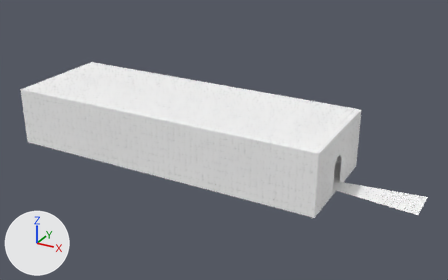
The Blender file Assets/Models/Environment/Rooms/MARL_3_room.blend: old version first, new version second.
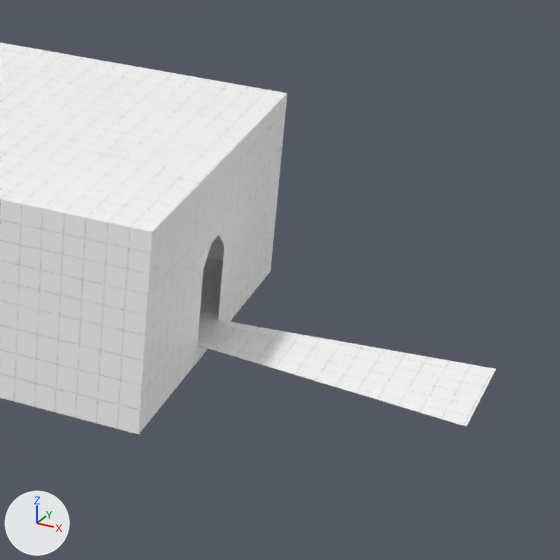
Each version appears first whole from a camera (50 mm lens) standing at (79.7, -81.9, 44.4) and looking at (34.3, 0.7, 3.1), and next in a close-up on the part from 60% to 100% of the width and 29% to 92% of the height. The axes (+X, +Y, +Z) are drawn at lower left. The lights are the same throughout.

Names of what the first close-up shows: 'Platform', 'Walls'.
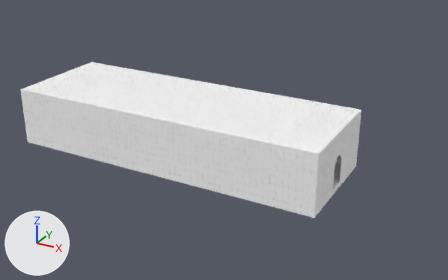
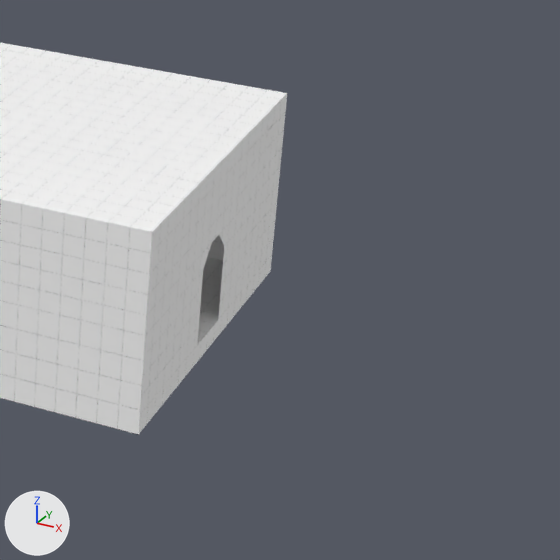
Pixel boxes [x1, y1, x2, y2] of what changed, in the close-ups (560 x 560 px):
'Platform', reshaped: before [0, 43, 496, 435]; after [0, 43, 287, 435]
part 1 of me_cube, deleted: before [198, 320, 496, 427]

The change in detail:
me_cube is used by ob_platform; location (54.7, 0.0, 0.0).
Verts and faces of me_cube; kept vertices keep their numbers, new ones are numbered from 44.
Before the commit, vertices of me_cube: 0 (12.5, -3.0, 0.0) at pixel (466, 426), 1 (12.5, 3.0, 0.0) at pixel (496, 368), 2 (-0.5, 1.5, 0.0) at pixel (218, 319), 3 (-0.5, -1.5, 0.0) at pixel (197, 345), 36 (12.5, -3.0, 0.0) at pixel (466, 426).
Before the commit, vertices of me_cube: 37 (12.5, 3.0, 0.0) at pixel (496, 369), 38 (12.5, 3.0, 0.0) at pixel (496, 369), 39 (12.5, 3.0, 0.0) at pixel (496, 369), 40 (12.5, -3.0, 0.0) at pixel (466, 426), 41 (12.5, -3.0, 0.0) at pixel (466, 426).
Before the commit, vertices of me_cube: 42 (-0.5, 1.5, 0.0) at pixel (218, 319), 43 (-0.5, -1.5, 0.0) at pixel (197, 345).
me_cube had 44 vertices, 26 faces and spanned x -55.5..12.5, y -9.0..10.0, z -1.0..9.0.
me_cube now has 36 vertices, 18 faces and spans x -55.5..-0.5, y -9.0..10.0, z -1.0..9.0.
Part 1, on me_cube:
Vertices deleted: 0, 1, 36 to 41 (with the faces that use them).
